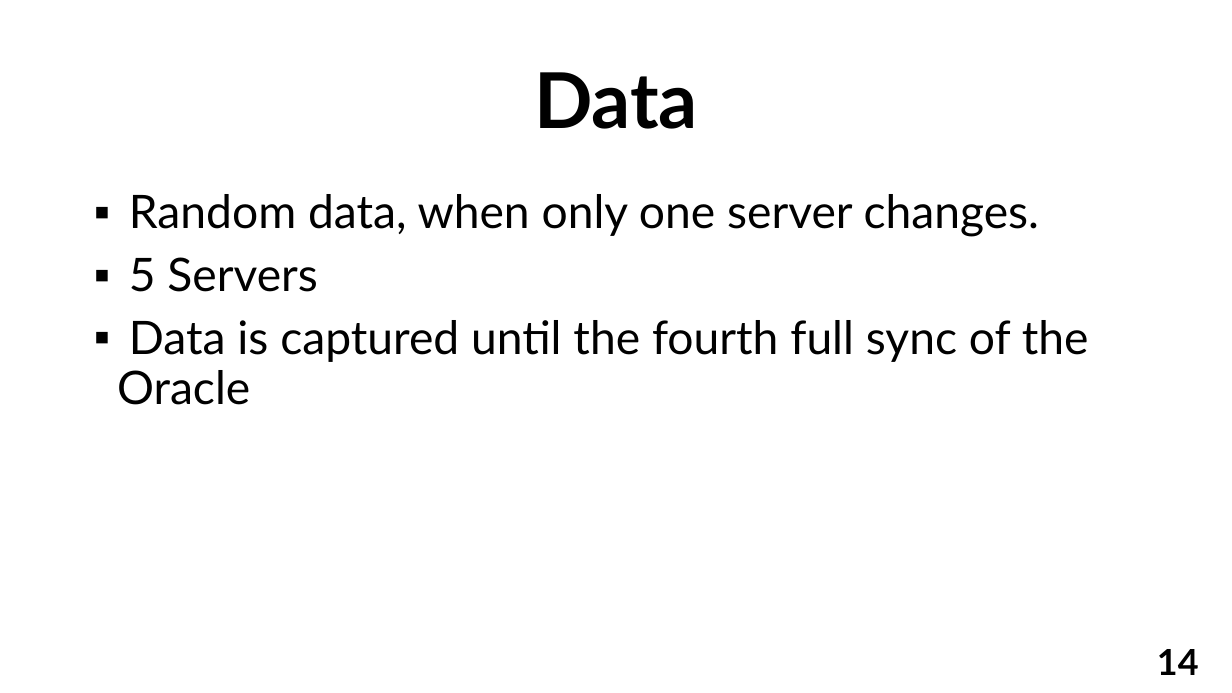
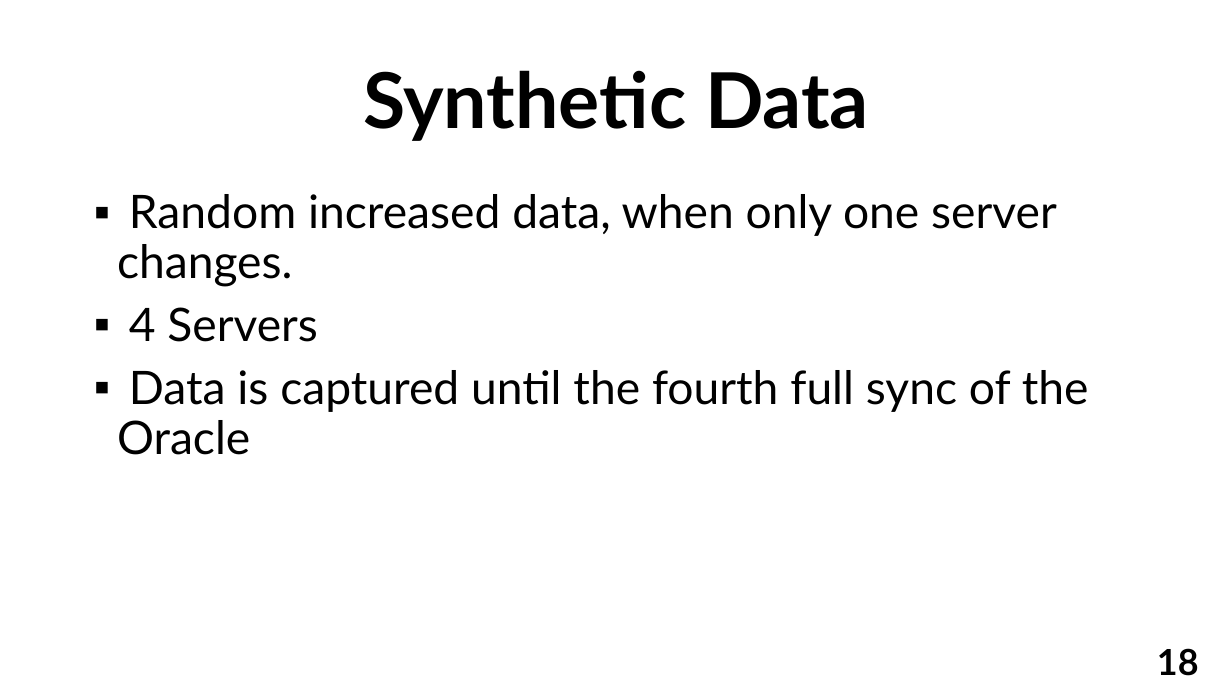
Before and after one commit to YuvalAlf/Distributed-Monitoring, a slide deck: slide 18 of Distributed Monitoring, Real Data Experimental Results.pptx (slide 14 before the commit). Drawn at 1232x693 pixels with LibreOffice and Linux fonts; fonts in the diff are those of the drawing; background and template pictures are left out. Boxes give left, top, right and bottom in pixels: in the first picture for what was removed or moved away, otherwise in the second. Text is boxed around its words. In the diff, an @@ line names an element or a change of style, - is before the commit and + after.

Commit message:
Presentation May 2019

```diff
--- a/Distributed Monitoring, Real Data Experimental Results.pptx
+++ b/Distributed Monitoring, Real Data Experimental Results.pptx
@@ title at bbox=[363, 70, 869, 141]: text changed @@
-Data
+Synthetic Data
@@ text at bbox=[117, 194, 1057, 342]: text changed @@
-▪ Random data, when only one server changes.
-▪ 5 Servers
+▪ Random increased data, when only one server changes.
+▪ 4 Servers
@@ page number at bbox=[1157, 648, 1199, 676]: text changed @@
-14
+18
```
Also in this commit, not shown: 18 other slides changed, 7 slides added, 23 slides removed.
